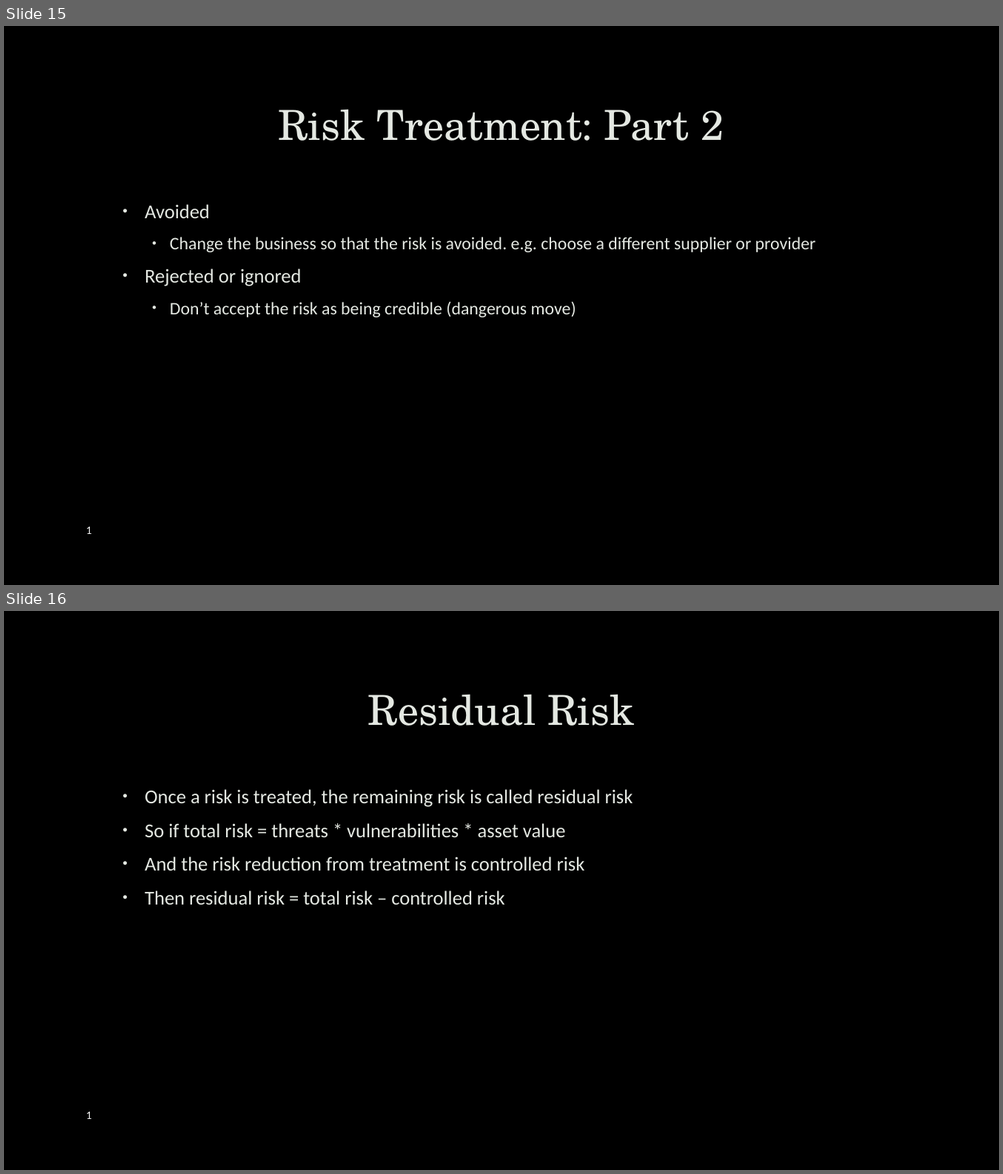
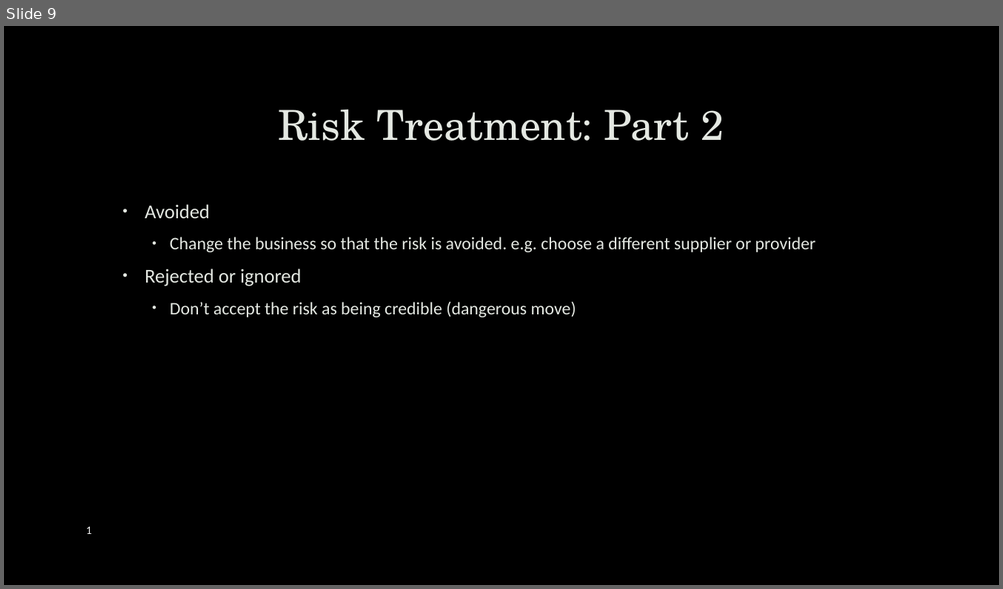
Before and after one commit to robert-mcknight/citx1003, a slide deck: cits1003-lecture_slides/CITS1003-7 Security Management.pptx. Shown one above the other, each under a label of ours: slides 15 and 16 before the commit, slide 9 after it. The pictures are 1003x1174 and 1003x589 pixels, drawn with LibreOffice and Linux fonts; fonts in the diff are those of the drawing; background and template pictures are left out. Boxes give left, top, right and bottom in pixels: in the first picture for what was removed or moved away, otherwise in the second. Text is boxed around its words. In the diff, an @@ line names an element or a change of style, - is before the commit and + after.

```diff
--- a/cits1003-lecture_slides/CITS1003-7 Security Management.pptx
+++ b/cits1003-lecture_slides/CITS1003-7 Security Management.pptx
@@ slide 16 removed at box(4, 611, 999, 1170), background picture (left out) @@
@@ title removed at box(367, 694, 634, 726) @@
-Residual Risk
@@ text removed at box(145, 789, 633, 906) @@
-  • Once a risk is treated, the remaining risk is called residual risk
-  • So if total risk = threats * vulnerabilities * asset value
-  • And the risk reduction from treatment is controlled risk
-  • Then residual risk = total risk – controlled risk
@@ text removed at box(86, 1112, 92, 1119) @@
-1
@@ what was slide 15 is now slide 9 @@
```
Also in this commit, not shown: 4 slides changed, 1 slide added, 22 other slides removed, 8 other files.
